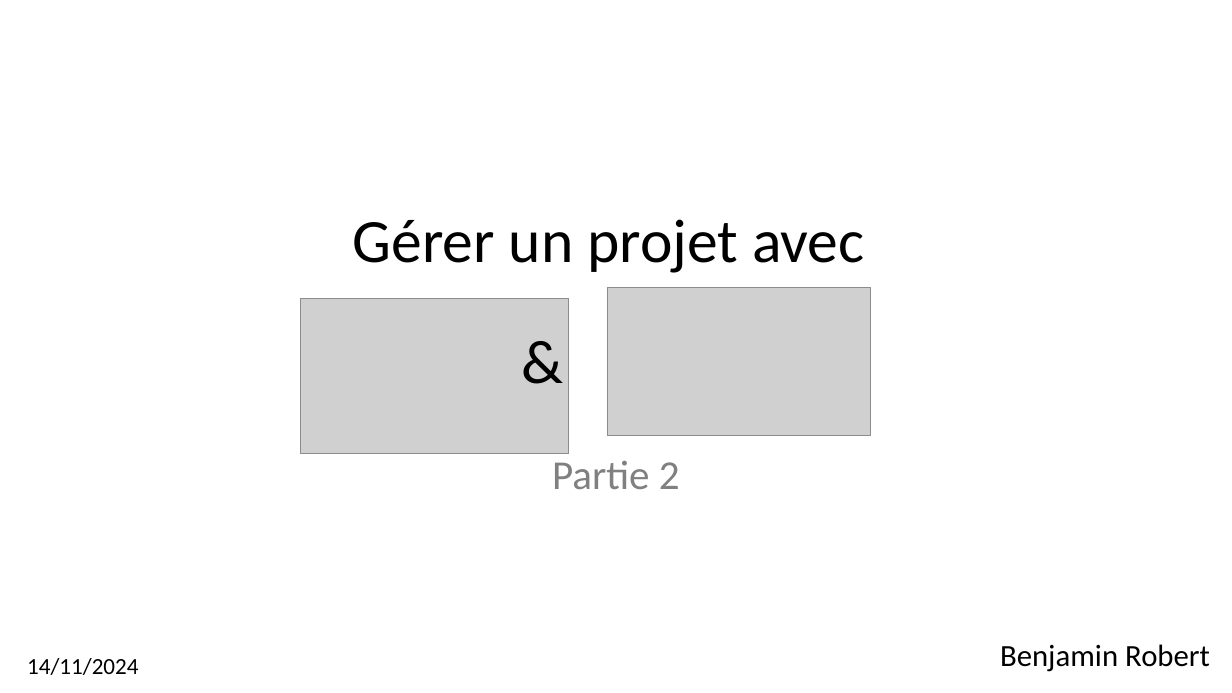
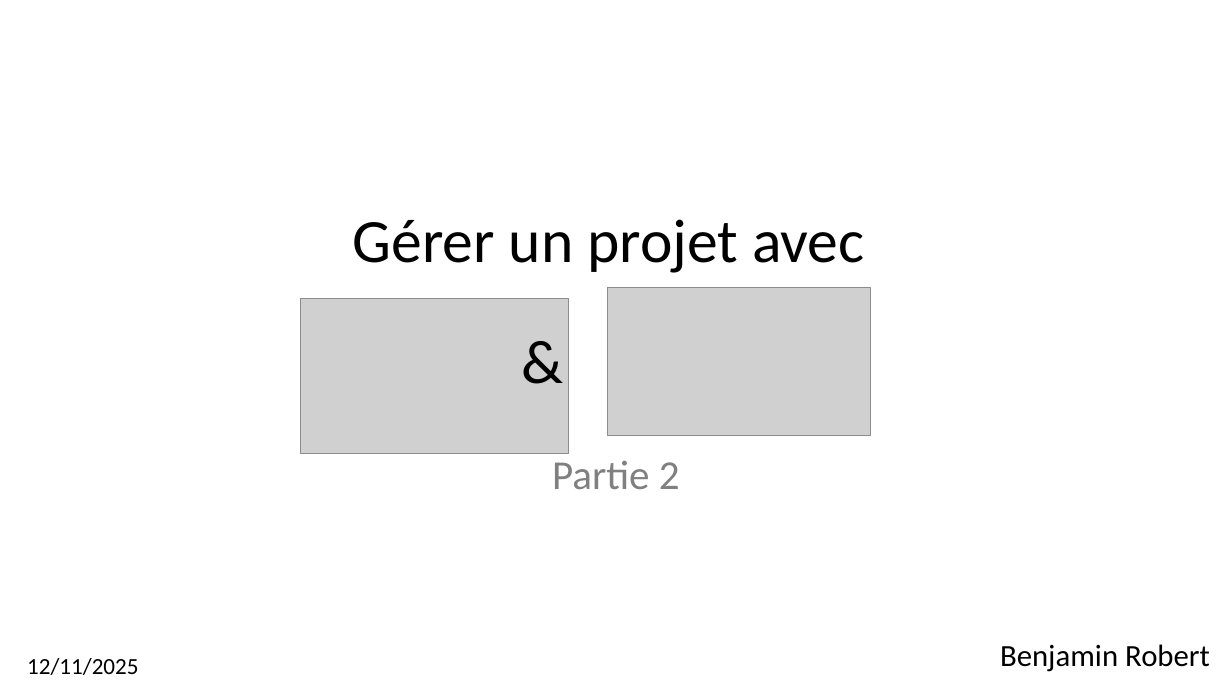
Before and after one commit to BenRobert38/BUT3-GIT-2025, a slide deck: slide 1 of Cours/BUT3-Cours2.pptx. Drawn at 1232x693 pixels with LibreOffice and Linux fonts; fonts in the diff are those of the drawing; grey boxes stand for pictures. Boxes give left, top, right and bottom in pixels: in the first picture for what was removed or moved away, otherwise in the second. Text is boxed around its words. In the diff, an @@ line names an element or a change of style, - is before the commit and + after.

```diff
--- a/Cours/BUT3-Cours2.pptx
+++ b/Cours/BUT3-Cours2.pptx
@@ text at [27, 658, 138, 675]: text changed @@
-14/11/2024
+12/11/2025
```
Also in this commit, not shown: 13 other slides changed, 1 other file.
